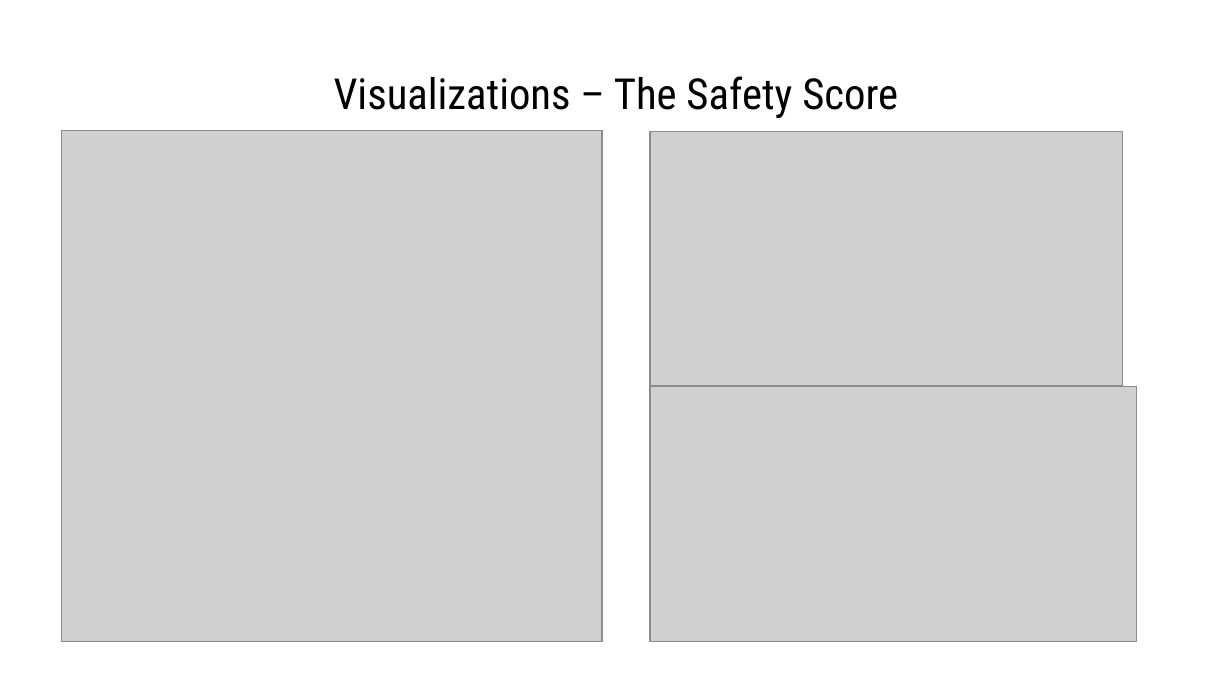
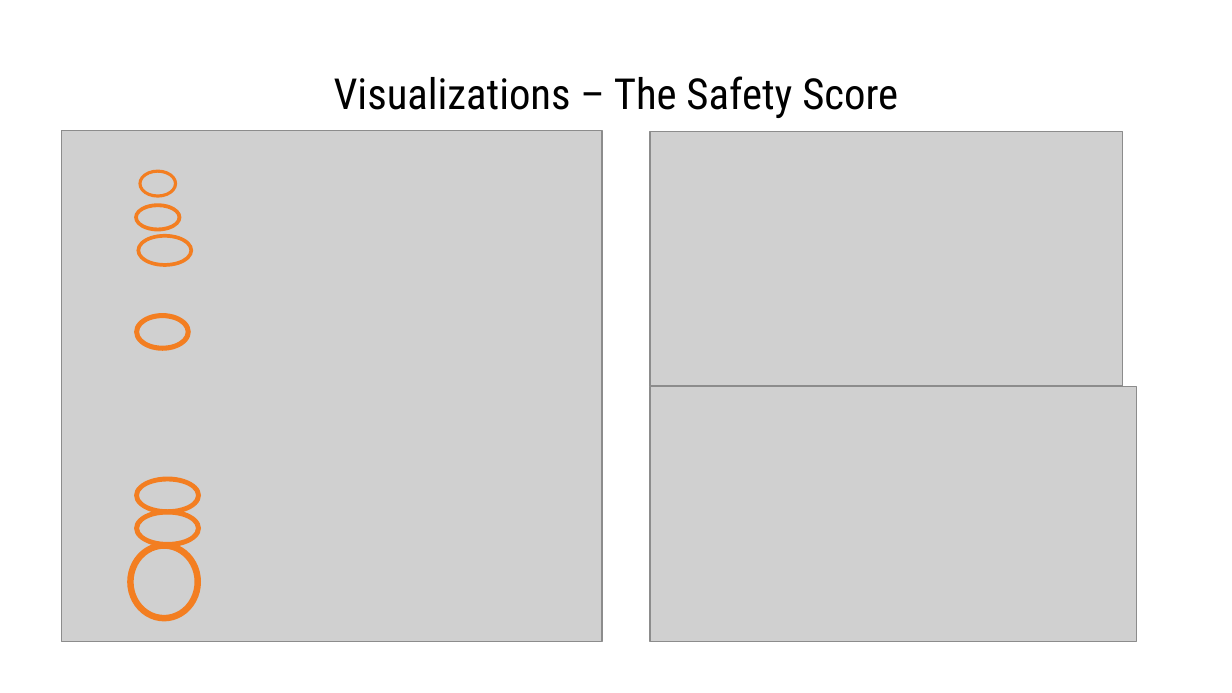
Before and after one commit to Bekahlmc/Ranking-Safest-Private-Planes, a slide deck: slide 8 of White Lotus Charter Flight Presentation.pdf.pptx. Drawn at 1232x693 pixels with LibreOffice and Linux fonts; fonts in the diff are those of the drawing; grey boxes stand for pictures. Boxes give left, top, right and bottom in pixels: in the first picture for what was removed or moved away, otherwise in the second. Text is boxed around its words. In the diff, an @@ line names an element or a change of style, - is before the commit and + after.

```diff
--- a/White Lotus Charter Flight Presentation.pdf.pptx
+++ b/White Lotus Charter Flight Presentation.pdf.pptx
@@ donut added at (138, 170, 176, 198), fill #F37E21 @@
@@ donut added at (134, 203, 181, 232), fill #F37E21 @@
@@ donut added at (137, 234, 193, 267), fill #F37E21 @@
@@ donut added at (134, 313, 191, 351), fill #F37E21 @@
@@ donut added at (134, 477, 201, 515), fill #F37E21 @@
@@ donut added at (134, 510, 201, 548), fill #F37E21 @@
@@ donut added at (127, 542, 201, 621), fill #F37E21 @@
```
Also in this commit, not shown: 2 other slides changed, 2 slides added, 1 slide removed.
